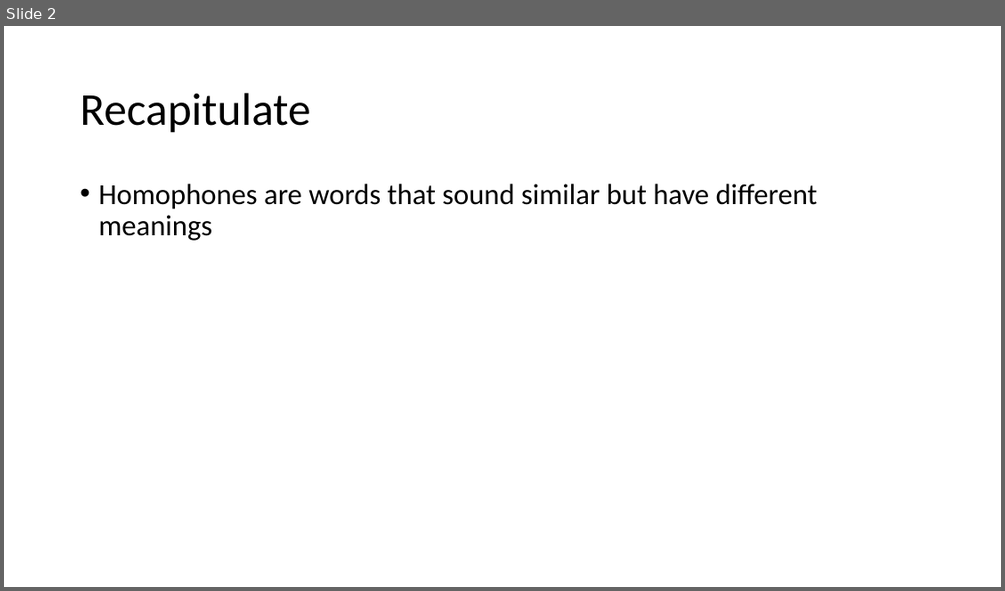
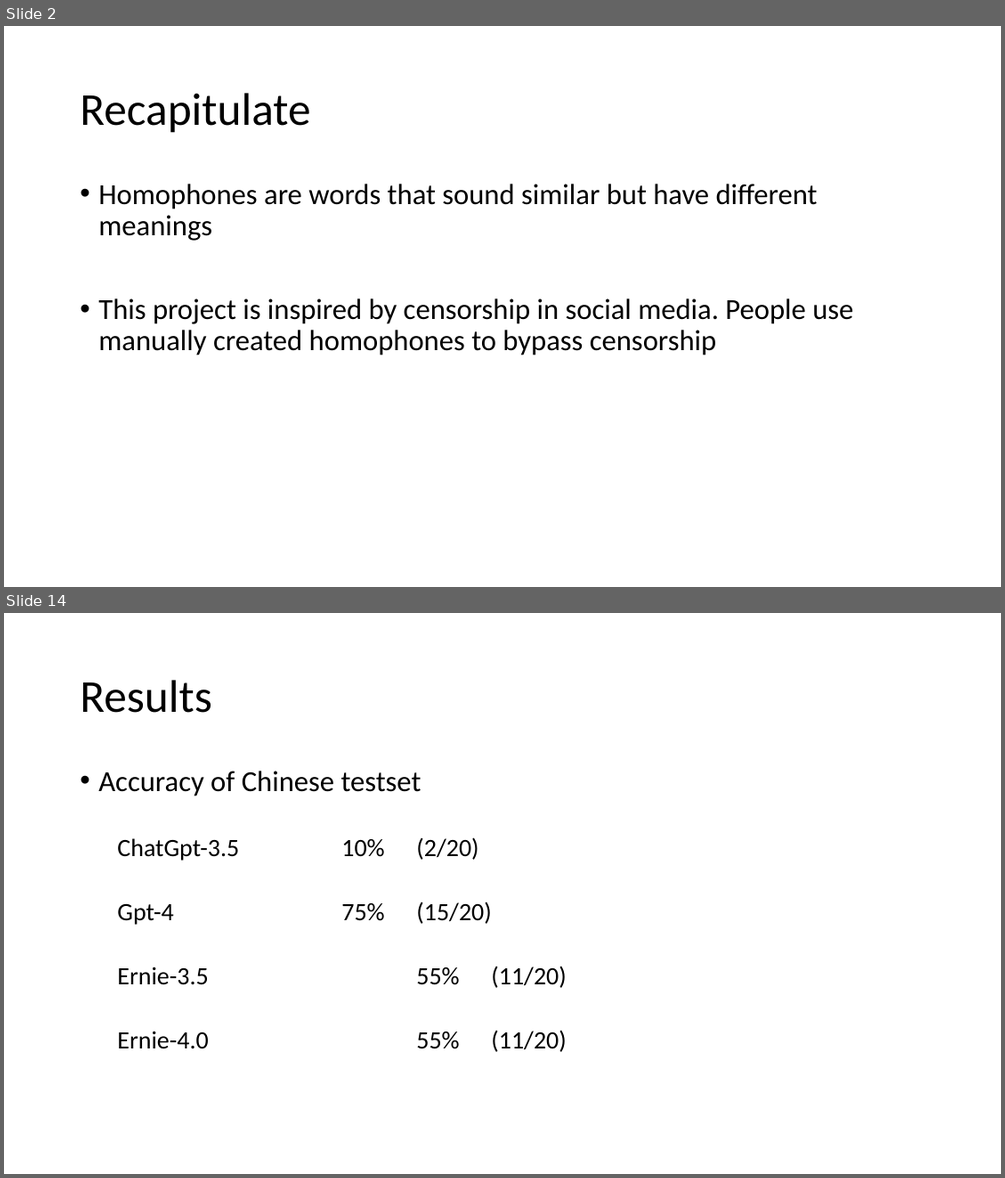
Before and after one commit to LNQ1997/CPSC532V-project, a slide deck: final_presentation.pptx. Shown one above the other, each under a label of ours: slide 2 before the commit, slides 2 and 14 after it; the slides between them are not shown. The pictures are 1005x591 and 1005x1178 pixels, drawn with LibreOffice and Linux fonts; fonts in the diff are those of the drawing. Boxes give left, top, right and bottom in pixels: in the first picture for what was removed or moved away, otherwise in the second. Text is boxed around its words. In the diff, an @@ line names an element or a change of style, - is before the commit and + after.

```diff
--- a/final_presentation.pptx
+++ b/final_presentation.pptx
@@ slide 14 added at [4,613,1001,1174], background #FFFFFF @@
@@ title added at [80,680,212,713], 44 pt, text #000000 @@
+Results
@@ text added at [98,771,566,1052], 24 pt, text #000000 @@
+• Accuracy of Chinese testset
+  ChatGpt-3.5 10% (2/20)
+  Gpt-4 75% (15/20)
+  Ernie-3.5 55% (11/20)
+  Ernie-4.0 55% (11/20)
@@ slide 2 changed as well @@
@@ text at [98,298,853,355]: paragraph added @@
+• This project is inspired by censorship in social media. People use manually created homophones to bypass censorship
```
Also in this commit, not shown: 18 other slides added, 4 slides removed.
